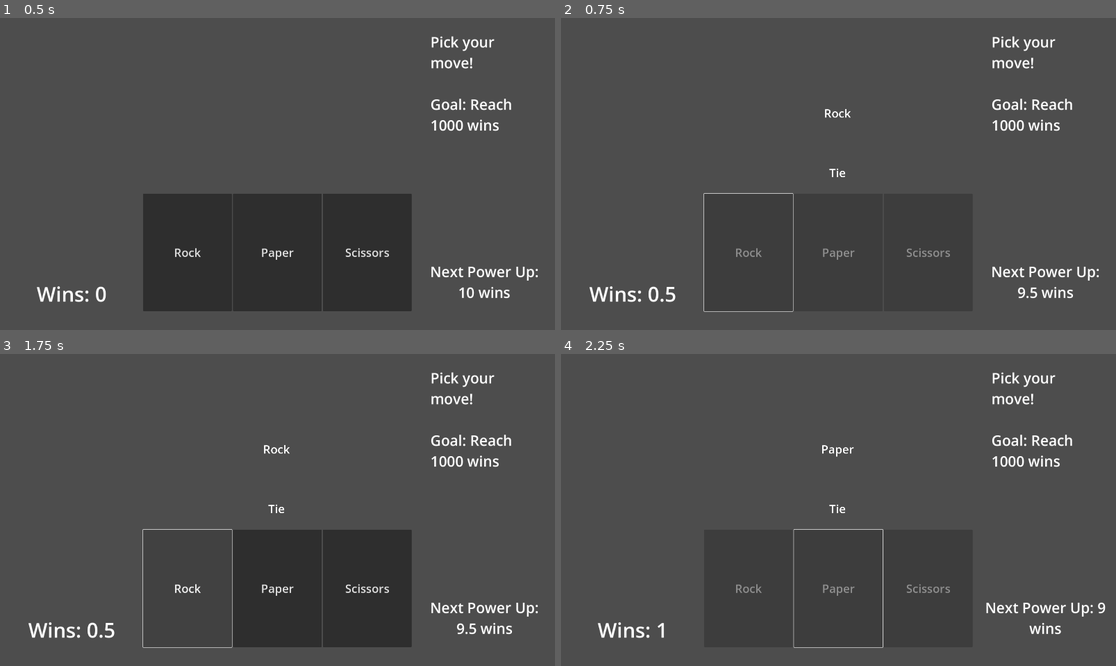
Above: before the commit, frames 1-4 (two rows, left to right).
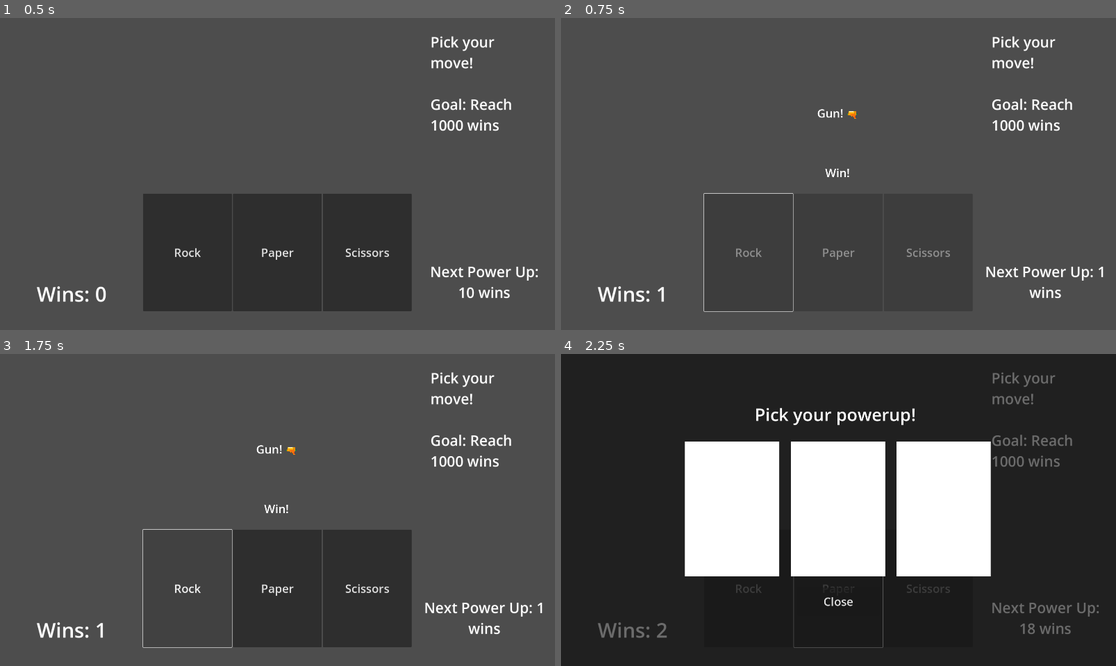
Above: after the commit, the same moments.

Repository: cinpear/rock-paper-scissors-shoot
Game: Godot game, scene res://control.tscn
Same seed, same stepped clock (60 frames per second), same inputs: the game is played once before the commit and once after it.
Inputs:
- Up to frame 1 (0.5 s): no input
- Up to frame 2 (0.75 s): click "Rock" at 0.5 s
- Up to frame 3 (1.75 s): tap Enter at 1.25 s
- Up to frame 4 (2.25 s): click "Paper" at 2 s

Frame 1 is identical in both runs. In frame 2, 1.1% of the frame differs, in the area x 5-98%, y 29-92%; in frame 3, 1.1%; in frame 4, 100%, in the area x 0-100%, y 0-100%.

Commit message:
fixed shop + sometimes you get a gun

Diff:
--- a/control.gd
+++ b/control.gd
@@ -2,8 +2,9 @@
 
 @onready var rng = RandomNumberGenerator.new()
 var wins = 0.0
-var nextPowerup = [10, 20, 30, 40, 60, 80, 160, 320, 640]
+var nextPowerup = [2, 20, 30, 40, 60, 80, 160, 320, 640]
 var nextPowerupIndex = 0
+var allPowerupsBought = false
 
 # Called when the node enters the scene tree for the first time.
 func _ready() -> void:
@@ -15,63 +16,81 @@
 	pass
 
 func pause_one_sec():
-	$HBoxContainer/Button.disabled = true
-	$HBoxContainer/Button2.disabled = true
-	$HBoxContainer/Button3.disabled = true
+	$game/HBoxContainer/Button.disabled = true
+	$game/HBoxContainer/Button2.disabled = true
+	$game/HBoxContainer/Button3.disabled = true
 	await get_tree().create_timer(1.0).timeout
-	$HBoxContainer/Button.disabled = false
-	$HBoxContainer/Button2.disabled = false
-	$HBoxContainer/Button3.disabled = false
+	$game/HBoxContainer/Button.disabled = false
+	$game/HBoxContainer/Button2.disabled = false
+	$game/HBoxContainer/Button3.disabled = false
 
 func update_wins():
-	$Label.text = "Wins: " + str(wins)
+	$game/Label.text = "Wins: " + str(wins)
+	if wins >= 1000:
+		print("You win!")
+	if allPowerupsBought:
+		return
 	if wins >= nextPowerup[nextPowerupIndex]:
 		roll_powerup()
-	$Label3.text = "Next Power Up: " + str(nextPowerup[nextPowerupIndex] - wins) + " wins"
-	if wins >= 1000:
-		print("You win!")
+	$game/Label3.text = "Next Power Up: " + str(nextPowerup[nextPowerupIndex] - wins) + " wins"
 
 func roll_powerup():
+	print("here")
+	$powerup.visible = true
+	$ColorRect.visible = true
 	if nextPowerupIndex < 9:
 		nextPowerupIndex += 1
-		$Label3.text = "Next Power Up: " + str(nextPowerup[nextPowerupIndex] - wins) + " wins"
-		print("congrats you get a powerup in my heart!")
+		if nextPowerupIndex == 9:
+			allPowerupsBought = true
+			$game/Label3.text = "Next Power Up: -"
+		else:
+			$game/Label3.text = "Next Power Up: " + str(nextPowerup[nextPowerupIndex] - wins) + " wins"
 
 # Chose rock
 func _on_button_pressed() -> void:
 	var move = rng.randi_range(1, 3)
+	var gun = rng.randi_range(1, 100)
+	if (gun <= global.gunChance):
+		$game/Label4.text = "Gun! 🔫"
+		$game/Label5.text = "Win!"
+		wins += 1.0
 	# rock
-	if (move == 1):
-		$Label4.text = "Rock"
-		$Label5.text = "Tie"
-		wins += 0.5
+	elif (move == 1):
+		$game/Label4.text = "Rock"
+		$game/Label5.text = "Tie"
+		wins += 1.0
 	# paper
 	elif (move == 2):
-		$Label4.text = "Paper"
-		$Label5.text = "Loss"
+		$game/Label4.text = "Paper"
+		$game/Label5.text = "Loss"
 		wins -= 1.0
 	# scissors
 	else:
-		$Label4.text = "Scissors"
-		$Label5.text = "Win!"
-		wins += 1.0
+		$game/Label4.text = "Scissors"
+		$game/Label5.text = "Win!"
+		wins += 2.0
 	update_wins()
 	pause_one_sec()
 
 # Chose paper
 func _on_button_2_pressed() -> void:
 	var move = rng.randi_range(1, 3)
-	if (move == 1):
-		$Label4.text = "Rock"
-		$Label5.text = "Win!"
+	var gun = rng.randi_range(1, 100)
+	if (gun <= global.gunChance):
+		$game/Label4.text = "Gun! 🔫"
+		$game/Label5.text = "Win!"
+		wins += 1.0
+	elif (move == 1):
+		$game/Label4.text = "Rock"
+		$game/Label5.text = "Win!"
 		wins += 1.0
 	elif (move == 2):
-		$Label4.text = "Paper"
-		$Label5.text = "Tie"
+		$game/Label4.text = "Paper"
+		$game/Label5.text = "Tie"
 		wins += 0.5
 	else:
-		$Label4.text = "Scissors"
-		$Label5.text = "Loss"
+		$game/Label4.text = "Scissors"
+		$game/Label5.text = "Loss"
 		wins -= 1.0
 	update_wins()
 	pause_one_sec()
@@ -79,17 +98,22 @@
 # Chose scissors
 func _on_button_3_pressed() -> void:
 	var move = rng.randi_range(1, 3)
-	if (move == 1):
-		$Label4.text = "Rock"
-		$Label5.text = "Loss"
+	var gun = rng.randi_range(1, 100)
+	if (gun <= global.gunChance):
+		$game/Label4.text = "Gun! 🔫"
+		$game/Label5.text = "Win!"
+		wins += 1.0
+	elif (move == 1):
+		$game/Label4.text = "Rock"
+		$game/Label5.text = "Loss"
 		wins -= 1.0
 	elif (move == 2):
-		$Label4.text = "Paper"
-		$Label5.text = "Win!"
+		$game/Label4.text = "Paper"
+		$game/Label5.text = "Win!"
 		wins += 1.0
 	else:
-		$Label4.text = "Scissors"
-		$Label5.text = "Tie"
+		$game/Label4.text = "Scissors"
+		$game/Label5.text = "Tie"
 		wins += 0.5
 	update_wins()
 	pause_one_sec()
--- a/control.tscn
+++ b/control.tscn
@@ -1,11 +1,19 @@
-[gd_scene load_steps=2 format=3 uid="uid://b7pfh5uv4qil7"]
+[gd_scene load_steps=3 format=3 uid="uid://b7pfh5uv4qil7"]
 
 [ext_resource type="Script" path="res://control.gd" id="1_l3qlv"]
+[ext_resource type="PackedScene" uid="uid://c222tr58xaie0" path="res://powerup.tscn" id="2_p1klo"]
 
 [node name="Control" type="Node"]
 script = ExtResource("1_l3qlv")
 
-[node name="Label5" type="Label" parent="."]
+[node name="game" type="Control" parent="."]
+layout_mode = 3
+anchors_preset = 0
+offset_right = 40.0
+offset_bottom = 40.0
+
+[node name="Label5" type="Label" parent="game"]
+layout_mode = 0
 offset_left = 670.0
 offset_top = 435.0
 offset_right = 1244.0
@@ -14,7 +22,8 @@
 horizontal_alignment = 1
 vertical_alignment = 1
 
-[node name="Label4" type="Label" parent="."]
+[node name="Label4" type="Label" parent="game"]
+layout_mode = 0
 offset_left = 798.0
 offset_top = 123.0
 offset_right = 1115.0
@@ -23,36 +32,38 @@
 horizontal_alignment = 1
 vertical_alignment = 1
 
-[node name="HBoxContainer" type="HBoxContainer" parent="."]
+[node name="HBoxContainer" type="HBoxContainer" parent="game"]
+layout_mode = 1
 anchors_preset = -1
 anchor_left = 0.5
 anchor_top = 0.5
 anchor_right = 0.5
 anchor_bottom = 0.5
-offset_left = -465.0
-offset_top = 68.0
-offset_right = 464.0
-offset_bottom = 475.0
+offset_left = 475.0
+offset_top = 588.0
+offset_right = 1404.0
+offset_bottom = 995.0
 
-[node name="Button" type="Button" parent="HBoxContainer"]
+[node name="Button" type="Button" parent="game/HBoxContainer"]
 layout_mode = 2
 size_flags_horizontal = 3
 theme_override_font_sizes/font_size = 40
 text = "Rock"
 
-[node name="Button2" type="Button" parent="HBoxContainer"]
+[node name="Button2" type="Button" parent="game/HBoxContainer"]
 layout_mode = 2
 size_flags_horizontal = 3
 theme_override_font_sizes/font_size = 40
 text = "Paper"
 
-[node name="Button3" type="Button" parent="HBoxContainer"]
+[node name="Button3" type="Button" parent="game/HBoxContainer"]
 layout_mode = 2
 size_flags_horizontal = 3
 theme_override_font_sizes/font_size = 40
 text = "Scissors"
 
-[node name="Label" type="Label" parent="."]
+[node name="Label" type="Label" parent="game"]
+layout_mode = 0
 offset_left = 36.0
 offset_top = 905.0
 offset_right = 461.0
@@ -62,7 +73,8 @@
 horizontal_alignment = 1
 vertical_alignment = 1
 
-[node name="Label2" type="Label" parent="."]
+[node name="Label2" type="Label" parent="game"]
+layout_mode = 0
 offset_left = 1489.0
 offset_top = 48.0
 offset_right = 1866.0
@@ -73,7 +85,8 @@
 Goal: Reach 1000 wins"
 autowrap_mode = 2
 
-[node name="Label3" type="Label" parent="."]
+[node name="Label3" type="Label" parent="game"]
+layout_mode = 0
 offset_left = 1458.0
 offset_top = 843.0
 offset_right = 1894.0
@@ -84,6 +97,15 @@
 vertical_alignment = 1
 autowrap_mode = 2
 
-[connection signal="pressed" from="HBoxContainer/Button" to="." method="_on_button_pressed"]
-[connection signal="pressed" from="HBoxContainer/Button2" to="." method="_on_button_2_pressed"]
-[connection signal="pressed" from="HBoxContainer/Button3" to="." method="_on_button_3_pressed"]
+[node name="ColorRect" type="ColorRect" parent="."]
+visible = false
+offset_right = 1920.0
+offset_bottom = 1080.0
+color = Color(0, 0, 0, 0.576471)
+
+[node name="powerup" parent="." instance=ExtResource("2_p1klo")]
+visible = false
+
+[connection signal="pressed" from="game/HBoxContainer/Button" to="." method="_on_button_pressed"]
+[connection signal="pressed" from="game/HBoxContainer/Button2" to="." method="_on_button_2_pressed"]
+[connection signal="pressed" from="game/HBoxContainer/Button3" to="." method="_on_button_3_pressed"]
--- /dev/null
+++ b/global.gd
@@ -0,0 +1,8 @@
+extends Node
+
+var powerupBought = [false, false, false, false, false, false, false, false, false]
+var tieAmount = 0.5
+var lossAmount = -1.0
+var winAmount = 1.0
+var winMult = 1.0
+var gunChance = 50
--- /dev/null
+++ b/powerup.gd
@@ -0,0 +1,16 @@
+extends Control
+
+
+# Called when the node enters the scene tree for the first time.
+func _ready() -> void:
+	pass # Replace with function body.
+
+
+# Called every frame. 'delta' is the elapsed time since the previous frame.
+func _process(delta: float) -> void:
+	pass
+
+
+func _on_button_pressed() -> void:
+	$".".visible = false
+	$"../ColorRect".visible = false
--- /dev/null
+++ b/powerup.tscn
@@ -0,0 +1,65 @@
+[gd_scene load_steps=2 format=3 uid="uid://c222tr58xaie0"]
+
+[ext_resource type="Script" path="res://powerup.gd" id="1_s4k80"]
+
+[node name="powerup" type="Control"]
+layout_mode = 3
+anchors_preset = 0
+script = ExtResource("1_s4k80")
+
+[node name="HBoxContainer" type="HBoxContainer" parent="."]
+layout_mode = 0
+offset_left = 429.0
+offset_top = 303.0
+offset_right = 1487.0
+offset_bottom = 770.0
+theme_override_constants/separation = 40
+
+[node name="Button" type="Button" parent="HBoxContainer"]
+layout_mode = 2
+size_flags_horizontal = 3
+
+[node name="ColorRect" type="ColorRect" parent="HBoxContainer/Button"]
+layout_mode = 0
+offset_right = 326.0
+offset_bottom = 467.0
+
+[node name="Button2" type="Button" parent="HBoxContainer"]
+layout_mode = 2
+size_flags_horizontal = 3
+
+[node name="ColorRect" type="ColorRect" parent="HBoxContainer/Button2"]
+layout_mode = 0
+offset_right = 326.0
+offset_bottom = 467.0
+
+[node name="Button3" type="Button" parent="HBoxContainer"]
+layout_mode = 2
+size_flags_horizontal = 3
+
+[node name="ColorRect" type="ColorRect" parent="HBoxContainer/Button3"]
+layout_mode = 0
+offset_right = 326.0
+offset_bottom = 467.0
+
+[node name="Label" type="Label" parent="."]
+layout_mode = 0
+offset_left = 670.0
+offset_top = 167.0
+offset_right = 1227.0
+offset_bottom = 250.0
+theme_override_font_sizes/font_size = 60
+text = "Pick your powerup!"
+horizontal_alignment = 1
+vertical_alignment = 1
+
+[node name="Button" type="Button" parent="."]
+layout_mode = 0
+offset_left = 817.0
+offset_top = 808.0
+offset_right = 1102.0
+offset_bottom = 905.0
+theme_override_font_sizes/font_size = 40
+text = "Close"
+
+[connection signal="pressed" from="Button" to="." method="_on_button_pressed"]
--- a/project.godot
+++ b/project.godot
@@ -15,6 +15,10 @@
 config/features=PackedStringArray("4.3", "Forward Plus")
 config/icon="res://icon.svg"
 
+[autoload]
+
+global="*res://global.gd"
+
 [display]
 
 window/size/viewport_width=1920
